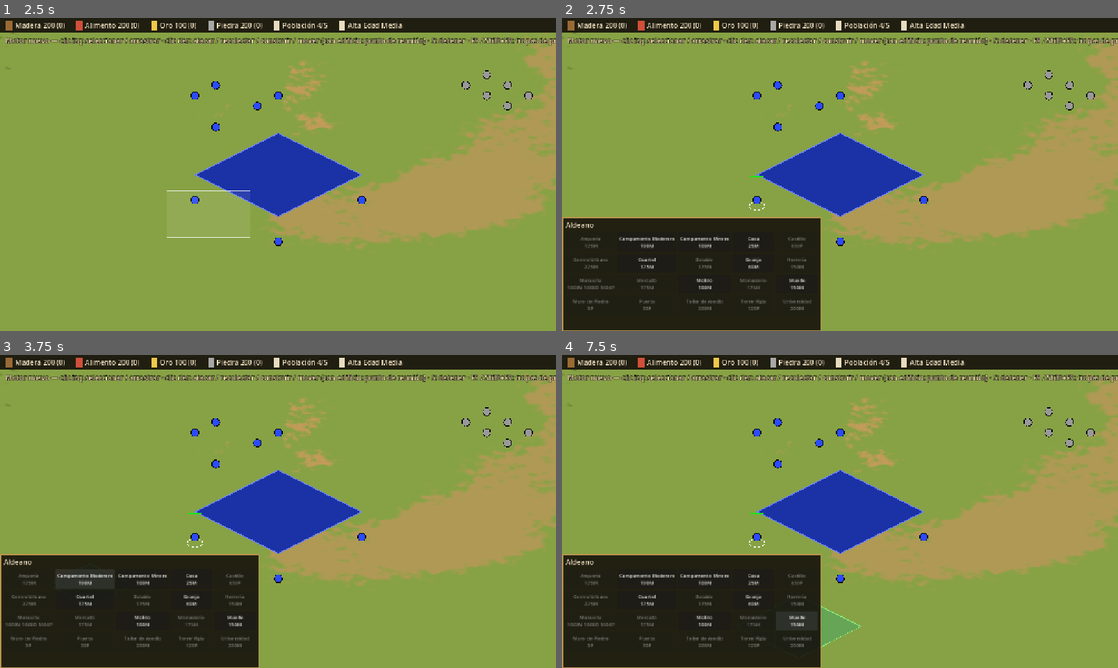
Above: before the commit, frames 1-4 (two rows, left to right).
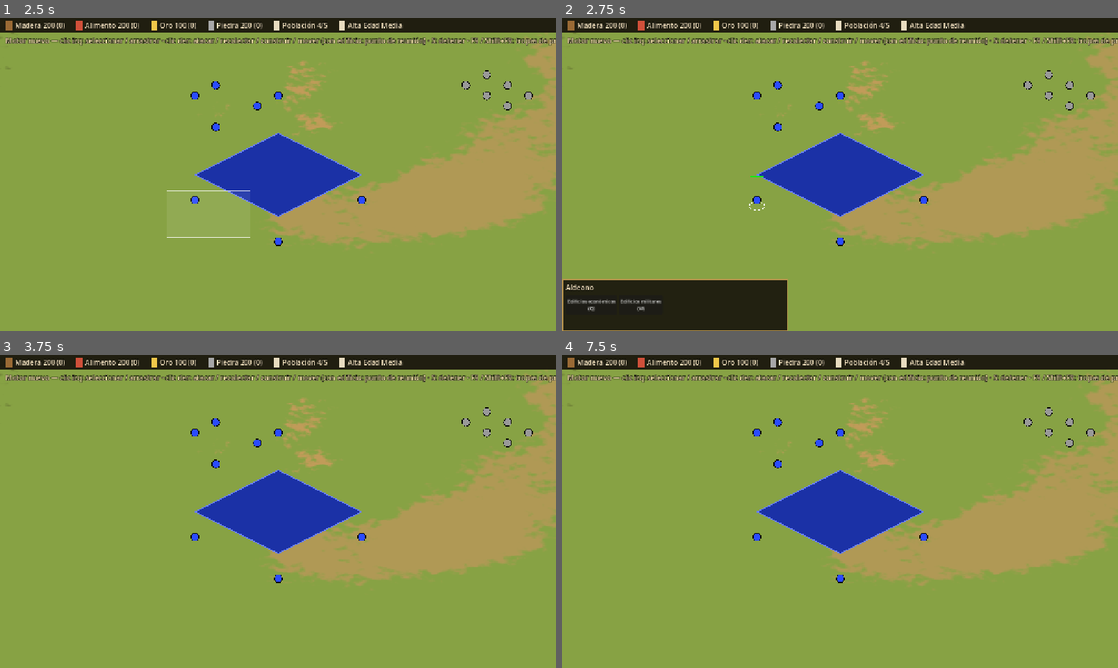
Above: after the commit, the same moments.

Repository: FelipeDiazAimar/OpenAge2
Game: Godot game, scene res://ui/menus/MainMenu.tscn
The game is run twice, just before and just after one commit, with the same random seed, the same clock (stepped at 60 frames per second) and the same inputs.
Inputs (mouse positions are in pixels of both pictures, inside the frame that each line leads up to):
- Up to frame 1 (2.5 s): click "Jugar" at 0.5 s; tap Enter at 1.25 s; move the mouse to (400, 158) at 1.27 s; hold D 1.28-2 s; tap A (attack_move) at 1.35 s; click (400, 158) at 1.42 s; tap Space at 1.52, 2 s; drag from (166, 190) to (250, 237) at 2.02 s
- Up to frame 2 (2.75 s): no input
- Up to frame 3 (3.75 s): move the mouse to (333, 442) at 2.77 s; hold D 2.78-3.5 s; tap G (garrison) at 2.85 s; click (83, 580) at 3.5 s, where only the run before the commit has a clickable "Campamento Maderero 100M"
- Up to frame 4 (7.5 s): click (706, 580) at 4.25 s, where only the run before the commit has a clickable "Campamento Minero 100M"; click (751, 580) at 5 s, where only the run before the commit has a clickable "Casa 25M"; click (645, 599) at 5.75 s, where only the run before the commit has a clickable "Cuartel 175M"; click (751, 599) at 6.5 s, where only the run before the commit has a clickable "Granja 60M"; click (795, 621) at 7.25 s, where only the run before the commit has a clickable "Muelle 150M"

Frame 1 is identical in both runs. In frame 2, 11% of the frame differs, in the area x 0-47%, y 63-100%; in frame 3, 17%; in frame 4, 17%, in the area x 0-54%, y 50-100%.

Commit message:
Atajos de construir estilo AoE2 DE (Q económicos / W militares)
Páginas del menú del aldeano con la tecla de cada edificio definida en los
datos (build_menu + hotkey); Esc vuelve atrás; S sigue siendo detener fuera
de una página.

Co-Authored-By: Claude Opus 5.5 <noreply@anthropic.com>

Diff:
--- a/engine/data/Schemas.gd
+++ b/engine/data/Schemas.gd
@@ -33,6 +33,7 @@
 	"building": {
 		"build_time": {"type": "number", "required": true},
 		"footprint": {"type": "int_pair", "required": true},
+		"build_menu": {"type": "string"},
 	},
 	"resource": {},
 	"terrain": {
--- a/engine/ui/CommandPanel.gd
+++ b/engine/ui/CommandPanel.gd
@@ -1,6 +1,7 @@
 extends PanelContainer
 ## Panel de órdenes (abajo a la izquierda, estilo AoE2): con aldeanos,
-## edificios para construir; con un edificio propio, unidades, tecnologías y
+## páginas de edificios (Q económicos, W militares; dentro, la tecla de cada
+## edificio viene de su campo "hotkey" y la página de "build_menu"); con un edificio propio, unidades, tecnologías y
 ## edad, y su cola (clic en un puesto = cancelar). Solo lee Sim; las órdenes
 ## salen por la señal `action` (la partida las convierte en comandos).
 ## (Los iconos y la skin del DE llegan en F5.)
@@ -9,6 +10,10 @@
 
 const RES_SHORT := {"wood": "M", "food": "A", "gold": "O", "stone": "P"}
 const COLS := 5
+## Páginas del menú de construir: id -> [nombre, tecla]. Edificios sin
+## build_menu van a la económica.
+const MENUS := {"economico": ["Edificios económicos", "Q"], "militar": ["Edificios militares", "W"]}
+const MENU_ORDER := ["economico", "militar"]
 
 var sim
 var pid := 0
@@ -23,6 +28,8 @@
 var _building := -1
 var _queue_sig := ""
 var _state_sig := ""
+## Página abierta del menú de construir ("" = elegir página).
+var page := ""
 
 
 func setup(p_sim, p_pid: int) -> void:
@@ -73,8 +80,10 @@
 	return sim.players[pid]["defs"]
 
 
-## Selección nueva: reconstruye los botones.
-func show_for(ids: Array) -> void:
+## Selección nueva: reconstruye los botones (keep_page: conserva la página).
+func show_for(ids: Array, keep_page: bool = false) -> void:
+	if not keep_page:
+		page = ""
 	_ids = ids.duplicate()
 	for c in _grid.get_children():
 		c.queue_free()
@@ -96,7 +105,7 @@
 	_title.text = str(def.get("name", def.get("id", "")))
 	if alive.size() > 1:
 		_title.text += " ×%d" % alive.size()
-	if alive.any(func(i): return w.has_ability(i, "Build")):
+	if alive.any(func(i): return w.has_ability(i, "Build") and int(w.entities[i]["owner"]) == pid):
 		_build_buttons()
 	elif alive.size() == 1 and w.has_ability(first, "Queue") and int(w.entities[first]["owner"]) == pid:
 		_building = first
@@ -105,17 +114,73 @@
 
 
 func _build_buttons() -> void:
-	var reg = sim.registry
-	for id in reg.ids_of_type("building"):
+	if page == "":
+		for m in MENU_ORDER:
+			_add("menu", m, "%s\n(%s)" % [MENUS[m][0], MENUS[m][1]], func() -> String: return "")
+		return
+	_add("menu", "", "Atrás\n(Esc)", func() -> String: return "")
+	for id in _page_buildings(page):
 		var d: Dictionary = _defs().get_def(id)
-		if d.is_empty() or bool(d.get("abstract", false)) or not _defs().is_available(id):
-			continue
-		_add("build", id, "%s\n%s" % [d.get("name", id), cost_text(d.get("cost", {}))],
+		var hk := str(d.get("hotkey", ""))
+		_add("build", id, "%s%s\n%s" % [d.get("name", id), " (%s)" % hk if hk != "" else "", cost_text(d.get("cost", {}))],
 			func() -> String:
 				var why: String = sim.requirements_met(pid, d)
 				if why == "" and not sim.can_afford(pid, d.get("cost", {})):
 					why = "recursos insuficientes"
 				return why)
+
+
+## Edificios de una página, disponibles para la civilización del jugador.
+func _page_buildings(p: String) -> Array[String]:
+	var out: Array[String] = []
+	for id in sim.registry.ids_of_type("building"):
+		var d: Dictionary = _defs().get_def(id)
+		if d.is_empty() or bool(d.get("abstract", false)) or not _defs().is_available(id):
+			continue
+		var m := str(d.get("build_menu", "economico"))
+		if not MENUS.has(m):
+			m = "economico"
+		if m == p:
+			out.append(id)
+	return out
+
+
+func open_page(p: String) -> void:
+	page = p
+	show_for(_ids, true)
+
+
+## Tecla con aldeanos seleccionados: abre una página o elige un edificio.
+## true si la tecla se usó.
+func press_key(key: String) -> bool:
+	if not visible or _building >= 0 or key == "" or buttons.is_empty():
+		return false
+	if page == "":
+		for m in MENU_ORDER:
+			if MENUS[m][1] == key:
+				open_page(m)
+				return true
+		return false
+	for id in _page_buildings(page):
+		if str(_defs().get_def(id).get("hotkey", "")) == key:
+			var btn: Button = buttons.get("build:" + id)
+			if btn != null and not btn.disabled:
+				_choose_building(id)
+			return true # tecla del menú aunque el edificio esté bloqueado
+	return false
+
+
+## Esc dentro de una página: vuelve a elegir página. true si se usó.
+func back() -> bool:
+	if page == "" or not visible:
+		return false
+	open_page("")
+	return true
+
+
+func _choose_building(id: String) -> void:
+	action.emit("build", id)
+	open_page("")
 
 
 func _production_buttons(b: int) -> void:
@@ -151,7 +216,12 @@
 	btn.add_theme_font_size_override("font_size", 11)
 	btn.focus_mode = Control.FOCUS_NONE
 	btn.action_mode = BaseButton.ACTION_MODE_BUTTON_PRESS
-	btn.pressed.connect(func(): action.emit(kind, id))
+	if kind == "menu":
+		btn.pressed.connect(func(): open_page.call_deferred(id))
+	elif kind == "build":
+		btn.pressed.connect(func(): _choose_building.call_deferred(id))
+	else:
+		btn.pressed.connect(func(): action.emit(kind, id))
 	_grid.add_child(btn)
 	buttons["%s:%s" % [kind, id]] = btn
 	_checks[btn] = check
@@ -171,7 +241,7 @@
 	if not visible:
 		return
 	if _state_signature() != _state_sig:
-		show_for(_ids)
+		show_for(_ids, true)
 		return
 	for btn in _checks:
 		var why: String = _checks[btn].call()
--- a/game/scenes/Match.gd
+++ b/game/scenes/Match.gd
@@ -303,12 +303,17 @@
 		if placing != "":
 			cancel_placing()
 			return
+		if panel.back():
+			return
 		get_tree().change_scene_to_file("res://ui/menus/MainMenu.tscn")
 		return
 	if event is InputEventKey and event.pressed and not event.echo:
 		if event.keycode == KEY_F9:
 			debug_troops(1 if event.shift_pressed else local_pid, Iso.to_tiles(get_global_mouse_position()))
 			return
+		var plain_key: bool = not (event.ctrl_pressed or event.alt_pressed or event.meta_pressed)
+		if plain_key and placing == "" and panel.press_key(OS.get_keycode_string(event.keycode)):
+			return # menú de construir (va antes que S = detener)
 		if event.keycode == KEY_S and not selected.is_empty():
 			sim.queue_command(local_pid, "stop", {"ids": selected.duplicate()})
 			return
--- a/mods/aoe2_base/buildings/arqueria.json
+++ b/mods/aoe2_base/buildings/arqueria.json
@@ -14,6 +14,8 @@
   "requires": {
     "age": "feudal"
   },
+  "build_menu": "militar",
+  "hotkey": "W",
   "graphics": {
     "idle": "sprite:buildings/archery/b_west_archery_range_age2_x1"
   },
--- a/mods/aoe2_base/buildings/campamento_maderero.json
+++ b/mods/aoe2_base/buildings/campamento_maderero.json
@@ -11,6 +11,8 @@
     2,
     2
   ],
+  "build_menu": "economico",
+  "hotkey": "R",
   "abilities": {
     "Hitpoints": {
       "max": 600
--- a/mods/aoe2_base/buildings/campamento_minero.json
+++ b/mods/aoe2_base/buildings/campamento_minero.json
@@ -11,6 +11,8 @@
     2,
     2
   ],
+  "build_menu": "economico",
+  "hotkey": "E",
   "abilities": {
     "Hitpoints": {
       "max": 600
--- a/mods/aoe2_base/buildings/casa.json
+++ b/mods/aoe2_base/buildings/casa.json
@@ -11,6 +11,8 @@
     2,
     2
   ],
+  "build_menu": "economico",
+  "hotkey": "Q",
   "graphics": {
     "idle": "sprite:buildings/house/b_west_house_age3_x1"
   },
--- a/mods/aoe2_base/buildings/castillo.json
+++ b/mods/aoe2_base/buildings/castillo.json
@@ -14,6 +14,8 @@
   "requires": {
     "age": "castillos"
   },
+  "build_menu": "militar",
+  "hotkey": "F",
   "graphics": {
     "idle": "sprite:buildings/castle/b_west_castle_age3_x1"
   },
--- a/mods/aoe2_base/buildings/centro_urbano.json
+++ b/mods/aoe2_base/buildings/centro_urbano.json
@@ -14,6 +14,8 @@
   "requires": {
     "age": "castillos"
   },
+  "build_menu": "economico",
+  "hotkey": "Z",
   "graphics": {
     "idle": "sprite:buildings/tc/b_west_town_center_age3_x1"
   },
--- a/mods/aoe2_base/buildings/cuartel.json
+++ b/mods/aoe2_base/buildings/cuartel.json
@@ -14,6 +14,8 @@
   "requires": {
     "age": "alta_edad_media"
   },
+  "build_menu": "militar",
+  "hotkey": "Q",
   "graphics": {
     "idle": "sprite:buildings/barracks/b_west_barracks_age3_x1"
   },
--- a/mods/aoe2_base/buildings/establo.json
+++ b/mods/aoe2_base/buildings/establo.json
@@ -14,6 +14,8 @@
   "requires": {
     "age": "feudal"
   },
+  "build_menu": "militar",
+  "hotkey": "E",
   "abilities": {
     "Hitpoints": {
       "max": 1200
--- a/mods/aoe2_base/buildings/granja.json
+++ b/mods/aoe2_base/buildings/granja.json
@@ -11,6 +11,8 @@
     2,
     2
   ],
+  "build_menu": "economico",
+  "hotkey": "A",
   "abilities": {
     "Hitpoints": {
       "max": 300
--- a/mods/aoe2_base/buildings/herreria.json
+++ b/mods/aoe2_base/buildings/herreria.json
@@ -14,6 +14,8 @@
   "requires": {
     "age": "feudal"
   },
+  "build_menu": "economico",
+  "hotkey": "S",
   "graphics": {
     "idle": "sprite:buildings/smith/b_west_blacksmith_age2_x1"
   },
--- a/mods/aoe2_base/buildings/maravilla.json
+++ b/mods/aoe2_base/buildings/maravilla.json
@@ -16,6 +16,8 @@
   "requires": {
     "age": "imperial"
   },
+  "build_menu": "economico",
+  "hotkey": "X",
   "abilities": {
     "Hitpoints": {
       "max": 5000
--- a/mods/aoe2_base/buildings/mercado.json
+++ b/mods/aoe2_base/buildings/mercado.json
@@ -14,6 +14,8 @@
   "requires": {
     "age": "feudal"
   },
+  "build_menu": "economico",
+  "hotkey": "D",
   "graphics": {
     "idle": "sprite:buildings/market/b_west_market_age2_x1"
   },
--- a/mods/aoe2_base/buildings/molino.json
+++ b/mods/aoe2_base/buildings/molino.json
@@ -11,6 +11,8 @@
     2,
     2
   ],
+  "build_menu": "economico",
+  "hotkey": "W",
   "abilities": {
     "Hitpoints": {
       "max": 600
--- a/mods/aoe2_base/buildings/monasterio.json
+++ b/mods/aoe2_base/buildings/monasterio.json
@@ -14,6 +14,8 @@
   "requires": {
     "age": "castillos"
   },
+  "build_menu": "economico",
+  "hotkey": "F",
   "graphics": {
     "idle": "sprite:buildings/monastery/b_west_monastery_age3_x1"
   },
--- a/mods/aoe2_base/buildings/muelle.json
+++ b/mods/aoe2_base/buildings/muelle.json
@@ -11,6 +11,8 @@
     3,
     3
   ],
+  "build_menu": "economico",
+  "hotkey": "T",
   "abilities": {
     "Hitpoints": {
       "max": 1200
--- a/mods/aoe2_base/buildings/muro.json
+++ b/mods/aoe2_base/buildings/muro.json
@@ -14,6 +14,8 @@
   "requires": {
     "age": "feudal"
   },
+  "build_menu": "militar",
+  "hotkey": "A",
   "abilities": {
     "Hitpoints": {
       "max": 1800
--- a/mods/aoe2_base/buildings/puerta.json
+++ b/mods/aoe2_base/buildings/puerta.json
@@ -14,6 +14,8 @@
   "requires": {
     "age": "feudal"
   },
+  "build_menu": "militar",
+  "hotkey": "S",
   "abilities": {
     "Hitpoints": {
       "max": 2750
--- a/mods/aoe2_base/buildings/taller_asedio.json
+++ b/mods/aoe2_base/buildings/taller_asedio.json
@@ -14,6 +14,8 @@
   "requires": {
     "age": "castillos"
   },
+  "build_menu": "militar",
+  "hotkey": "R",
   "abilities": {
     "Hitpoints": {
       "max": 1200
--- a/mods/aoe2_base/buildings/torre_vigia.json
+++ b/mods/aoe2_base/buildings/torre_vigia.json
@@ -14,6 +14,8 @@
   "requires": {
     "age": "feudal"
   },
+  "build_menu": "militar",
+  "hotkey": "D",
   "graphics": {
     "idle": "sprite:buildings/tower/b_west_tower_age2_x1"
   },
--- a/mods/aoe2_base/buildings/universidad.json
+++ b/mods/aoe2_base/buildings/universidad.json
@@ -14,6 +14,8 @@
   "requires": {
     "age": "castillos"
   },
+  "build_menu": "economico",
+  "hotkey": "G",
   "abilities": {
     "Hitpoints": {
       "max": 1200
--- a/tests/engine/test_command_panel.gd
+++ b/tests/engine/test_command_panel.gd
@@ -23,14 +23,27 @@
 	p.setup(s, 0)
 	p.show_for([v])
 	assert_true(p.visible)
+	assert_true(p.buttons.has("menu:economico") and p.buttons.has("menu:militar"), "primero las páginas")
+	assert_false(p.buttons.has("build:casa"))
+	assert_true(p.press_key("Q"), "Q abre los económicos")
+	assert_eq(p.page, "economico")
 	assert_true(p.buttons.has("build:casa"))
+	assert_false(p.buttons.has("build:cuartel"), "el cuartel está en la militar")
 	assert_false(p.buttons["build:casa"].disabled)
 	assert_true(p.buttons["build:herreria"].disabled, "herrería requiere feudal")
 	assert_true(p.buttons["build:herreria"].tooltip_text.begins_with("requiere"))
 	var got := []
 	p.action.connect(func(k, a): got.append([k, a]))
-	p.buttons["build:casa"].pressed.emit()
-	assert_eq(got, [["build", "casa"]])
+	assert_true(p.press_key("S"), "S (herrería) es del menú aunque esté bloqueada")
+	assert_eq(got, [], "bloqueada: no se elige")
+	assert_true(p.press_key("Q"))
+	assert_eq(got, [["build", "casa"]], "Q, Q = casa")
+	assert_eq(p.page, "", "vuelve a las páginas")
+	assert_true(p.press_key("W"))
+	assert_true(p.back(), "Esc vuelve atrás")
+	assert_eq(p.page, "")
+	assert_false(p.back())
+	assert_false(p.press_key("S"), "S sin página: detener (no es del menú)")
 	p.free()
 
 
@@ -63,7 +76,7 @@
 			vs.append(id)
 	vs.sort()
 	m.select(vs)
-	m._on_panel_action("build", "casa")
+	assert_true(m.panel.press_key("Q") and m.panel.press_key("Q"), "atajos Q, Q")
 	assert_eq(m.placing, "casa")
 	var c: Vector2 = Vector2(m.sim.world.entities[vs[0]]["pos"]) / 1000.0 + Vector2(-5, 5)
 	m.place_at(c)
Not shown, changed: docs/CONTROLES.md
Not shown, changed: docs/MODDING.md
Not shown, changed: tools/migrate_data_to_mod.py
Not shown, changed: tools/tests/test_migrate.py
